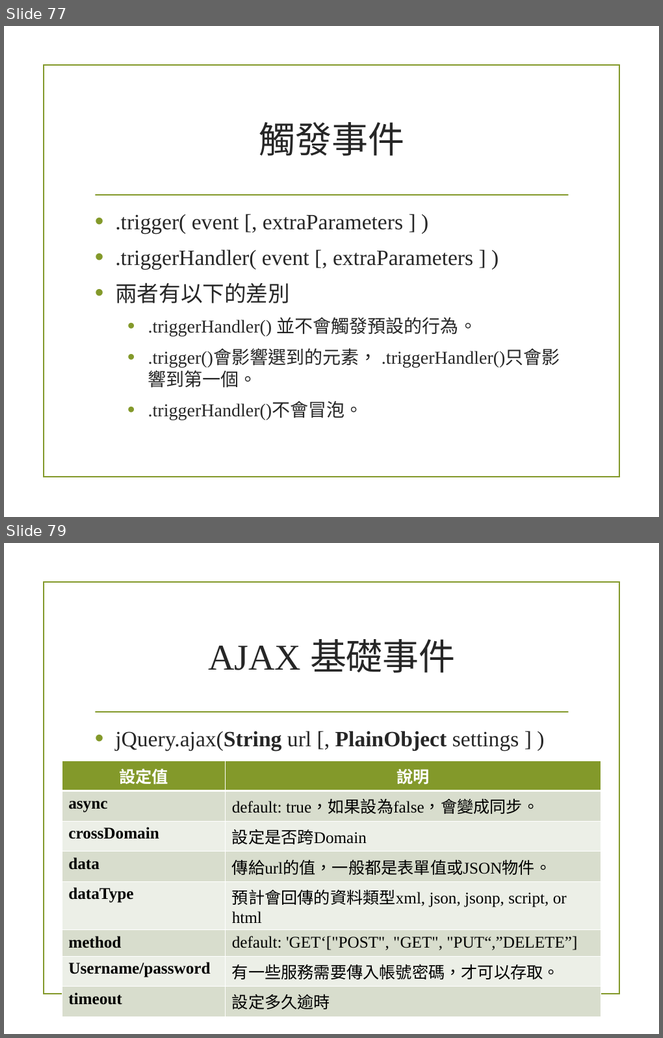
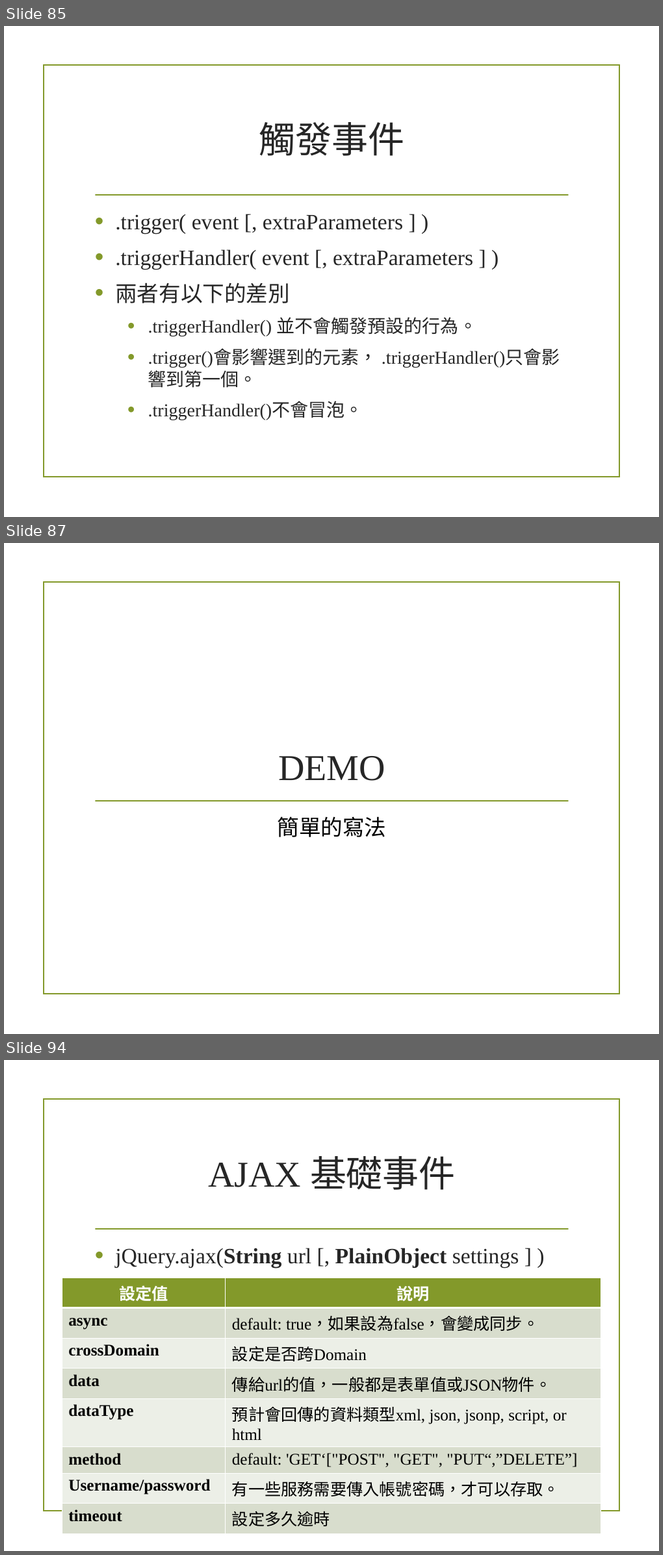
Before and after one commit to alexchen7022/JavaScriptStudyMaterial, a slide deck: 4_Jquery.pptx. Shown one above the other, each under a label of ours: slides 77 and 79 before the commit, slides 85, 87 and 94 after it; the slides between them are not shown. The pictures are 663x1038 and 663x1555 pixels, drawn with LibreOffice and Linux fonts; fonts in the diff are those of the drawing; background and template pictures are left out. Boxes give left, top, right and bottom in pixels: in the first picture for what was removed or moved away, otherwise in the second. Text is boxed around its words. In the diff, an @@ line names an element or a change of style, - is before the commit and + after.

```diff
--- a/4_Jquery.pptx
+++ b/4_Jquery.pptx
@@ slide 87 added at (4, 543, 659, 1034), background picture (left out); not listed: 1 template element that a slide beside it also shows @@
@@ title added at (278, 756, 386, 781), 40 pt, text #262626 @@
+DEMO
@@ line added from (96, 801) to (568, 801), #83992A 1.25 pt @@
@@ text added at (277, 817, 386, 837), 24 pt, text #000000 @@
+簡單的寫法
@@ what was slide 77 is now slide 85 @@
@@ what was slide 79 is now slide 94 @@
```
Also in this commit, not shown: 2 slides changed, 8 other slides added, 1 slide removed.
